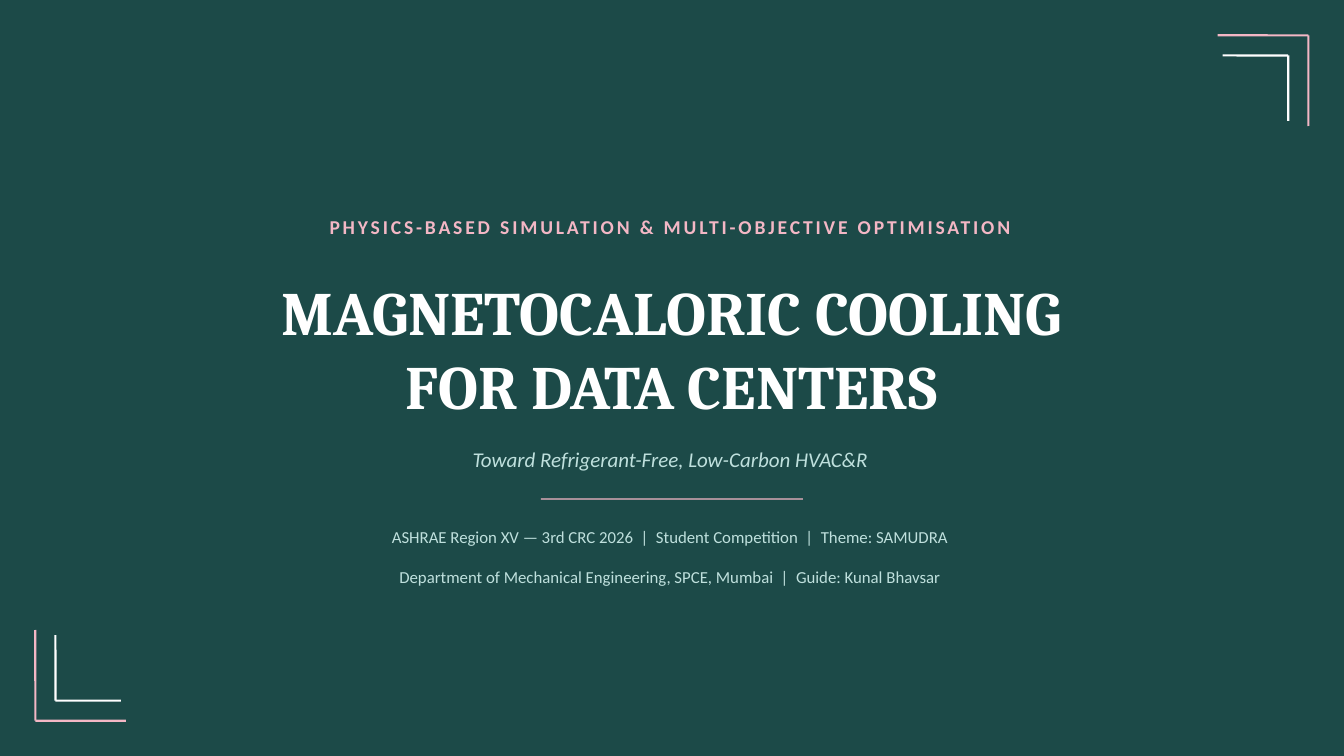
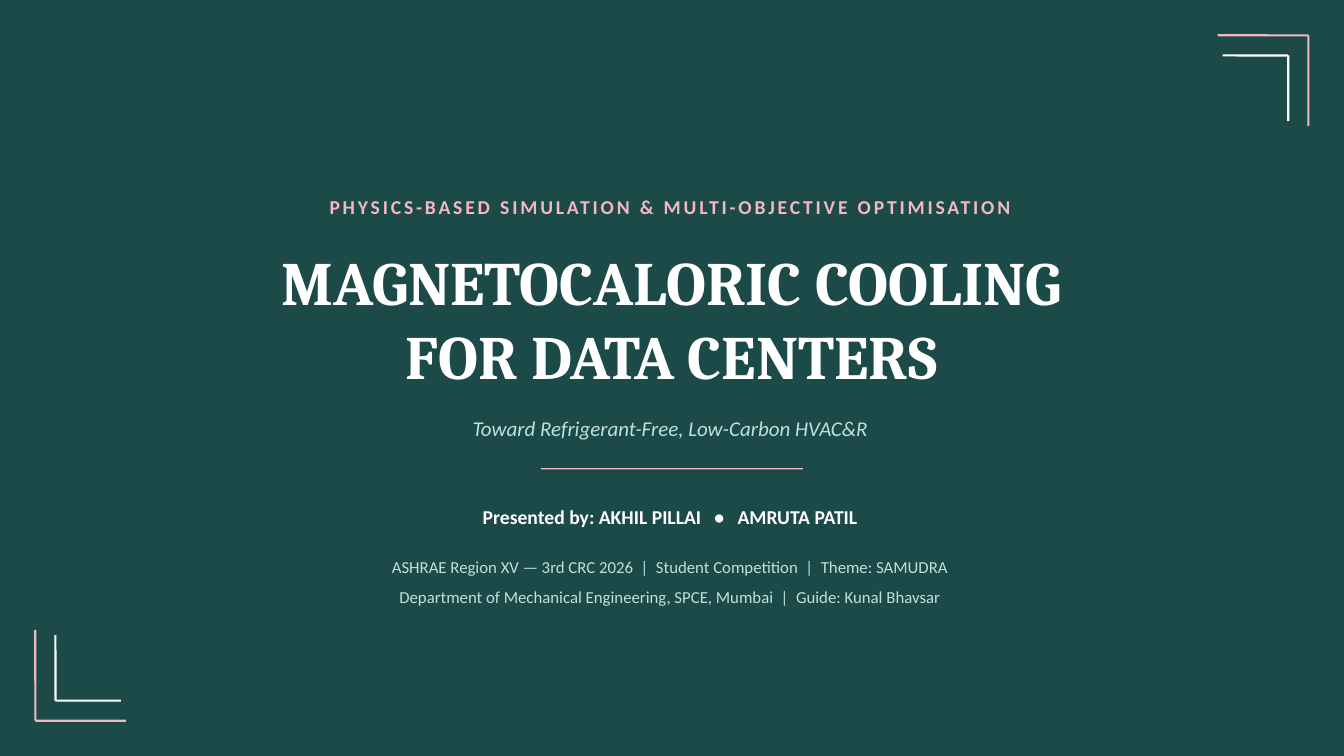
Before and after one commit to Akhil-025/magcool-dc, a slide deck: slide 1 of MagCool_DC.pptx. Drawn at 1344x756 pixels with LibreOffice and Linux fonts; fonts in the diff are those of the drawing. Boxes give left, top, right and bottom in pixels: in the first picture for what was removed or moved away, otherwise in the second. Text is boxed around its words. In the diff, an @@ line names an element or a change of style, - is before the commit and + after.

```diff
--- a/MagCool_DC.pptx
+++ b/MagCool_DC.pptx
@@ text "PHYSICS-BASED SIMULATION & MULTI-OBJECTIVE OPTIMISATION": place and size @@
-text "PHYSICS-BASED SIMULATION & MULTI-OBJECTIVE OPTIMISATION" at bbox=[101, 207, 1240, 247]
+text "PHYSICS-BASED SIMULATION & MULTI-OBJECTIVE OPTIMISATION" at bbox=[101, 187, 1240, 227]
@@ 2 texts, 1 line: place and size @@
-2 texts, 1 line at bbox=[281, 293, 1061, 499]
+2 texts, 1 line at bbox=[281, 263, 1061, 469]
@@ text added at bbox=[483, 510, 858, 527], 14 pt, text #FFFFFF, bold @@
+Presented by: AKHIL PILLAI • AMRUTA PATIL
@@ text "ASHRAE Region XV — 3rd ...": place and size @@
-text "ASHRAE Region XV — 3rd ..." at bbox=[392, 531, 947, 546]
+text "ASHRAE Region XV — 3rd ..." at bbox=[392, 561, 947, 576]
@@ text "Department of Mechanical Engineering, SPCE, ...": place and size @@
-text "Department of Mechanical Engineering, SPCE, ..." at bbox=[399, 571, 940, 586]
+text "Department of Mechanical Engineering, SPCE, ..." at bbox=[399, 591, 940, 606]
```
Also in this commit, not shown: 27 other slides changed, 9 slides added, 1 slide removed, 12 other files.
